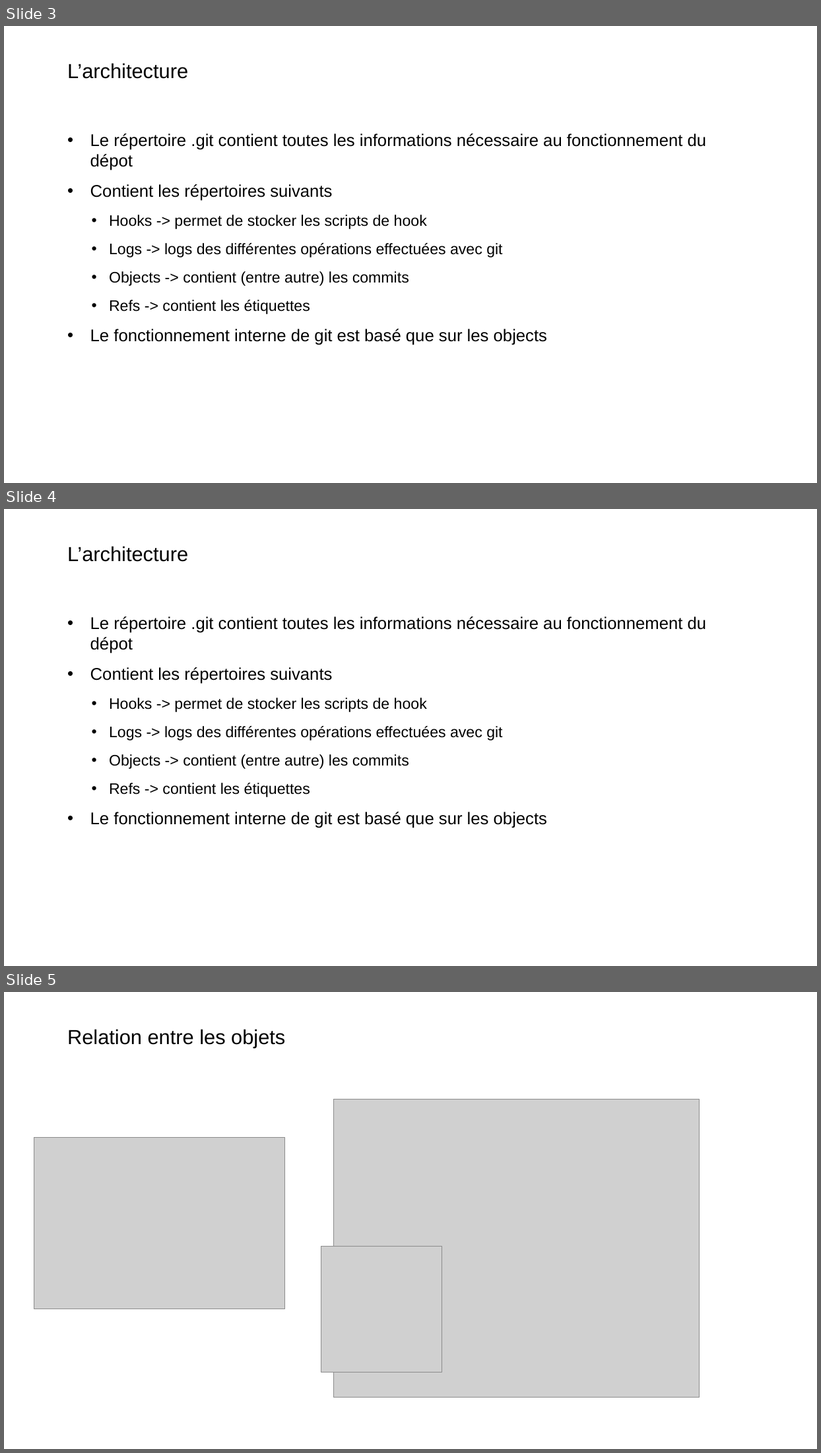
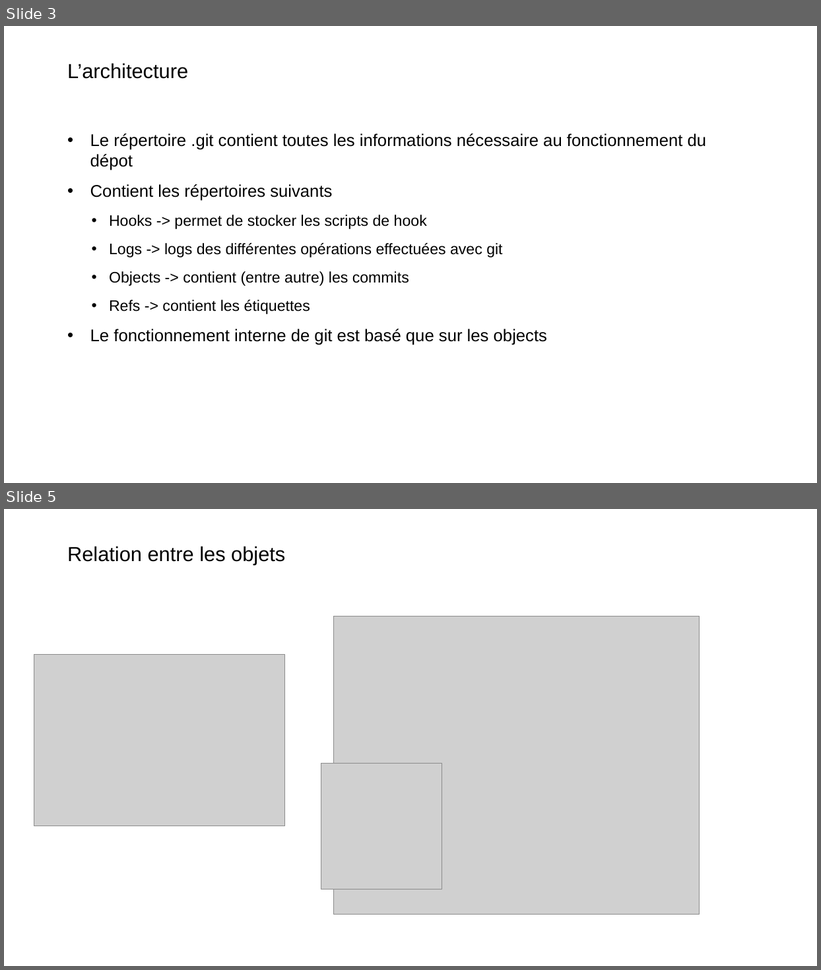
Before and after one commit to Xaviou1003/formation-git, a slide deck: Formation Git - avancée.pptx. Shown one above the other, each under a label of ours: slides 3, 4 and 5 before the commit, slides 3 and 5 after it; the slides between them are not shown. The pictures are 821x1453 and 821x970 pixels, drawn with LibreOffice and Linux fonts; fonts in the diff are those of the drawing; grey boxes stand for pictures; background and template pictures are left out. Boxes give left, top, right and bottom in pixels: in the first picture for what was removed or moved away, otherwise in the second. Text is boxed around its words. In the diff, an @@ line names an element or a change of style, - is before the commit and + after.

```diff
--- a/Formation Git - avancée.pptx
+++ b/Formation Git - avancée.pptx
@@ slide 4 removed at box(4, 509, 817, 966), background picture (left out) @@
@@ title removed at box(67, 546, 188, 562) @@
-L’architecture
@@ text removed at box(90, 617, 707, 828) @@
-• Le répertoire .git contient toutes les informations nécessaire au fonctionnement du dépot
-• Contient les répertoires suivants
-  • Hooks -> permet de stocker les scripts de hook
-  • Logs -> logs des différentes opérations effectuées avec git
-  • Objects -> contient (entre autre) les commits
-  • Refs -> contient les étiquettes
-• Le fonctionnement interne de git est basé que sur les objects
```
Also in this commit, not shown: 1 slide changed, 1 slide added, 1 other file.
